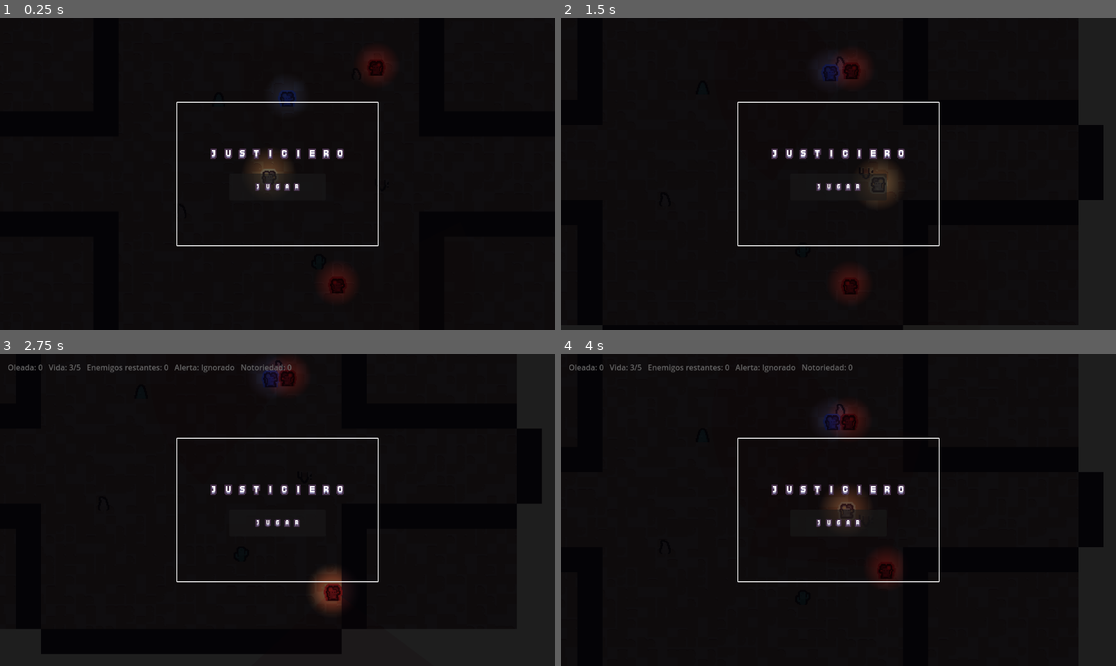
Above: before the commit, frames 1-4 (two rows, left to right).
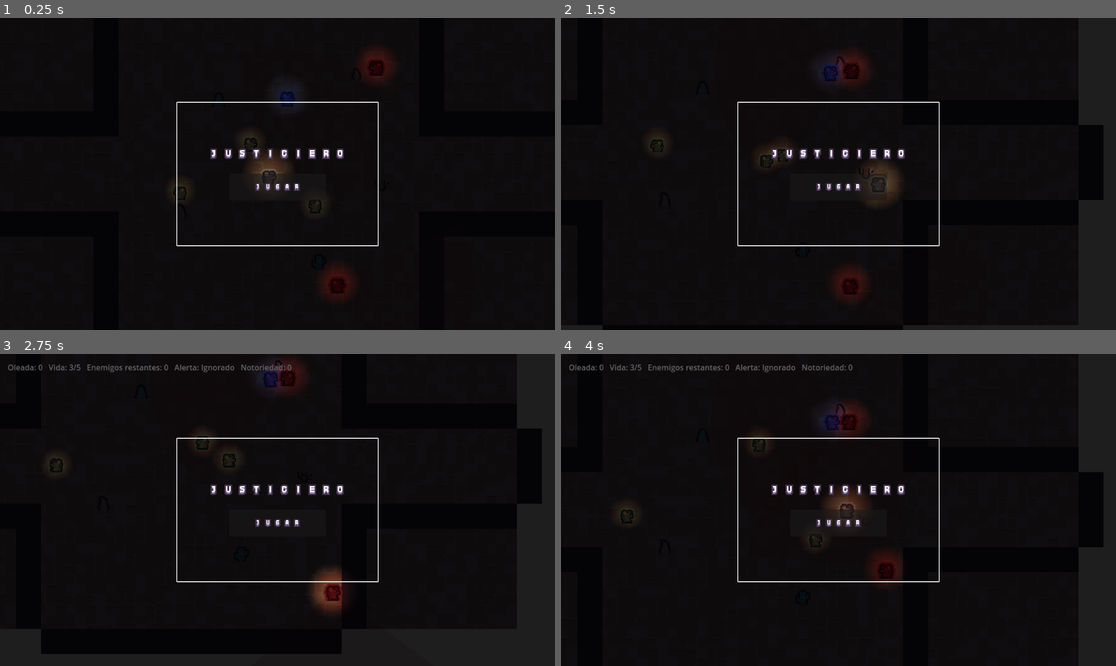
Above: after the commit, the same moments.

Repository: ksanch3x/Justiciero
Game: Godot game, scene res://scenes/Main.tscn
Two runs of this game, one before a commit and one after it. Both use one fixed random seed, a clock stepped at 60 frames per second and the inputs below.
Inputs (mouse positions are in pixels of both pictures, inside the frame that each line leads up to):
- Up to frame 1 (0.25 s): no input
- Up to frame 2 (1.5 s): tap Enter at 0.5 s; move the mouse to (960, 158) at 0.52 s; press the mouse at (960, 158) at 0.53 s; hold D (move_right) 0.53-1.28 s; tap Space (dash) at 0.6 s; move the mouse to (727, 189) at 1.27 s; release the mouse at (727, 189) at 1.28 s; hold S (move_down) from 1.28 s (still down); click (727, 189) at 1.35 s
- Up to frame 3 (2.75 s): tap Space (dash) at 1.55 s; move the mouse to (333, 441) at 2.02 s; release S (move_down) at 2.03 s; hold D (move_right) from 2.03 s (still down); hold C (cover) from 2.03 s (still down); click (333, 441) at 2.3 s
- Up to frame 4 (4 s): move the mouse to (810, 572) at 2.77 s; release D (move_right) at 2.78 s; release C (cover) at 2.78 s; hold W (move_up) 2.78-3.53 s; tap Space (dash) at 2.85 s; move the mouse to (1005, 556) at 3.52 s; press the mouse at (1005, 556) at 3.53 s; hold A (move_left) from 3.53 s (still down)

The runs differ from the first frame. In frame 1, 0.1% of the frame differs, in the area x 30-59%, y 36-62%; in frame 2, 0.2%, in the area x 15-42%, y 37-48%; in frame 3, 0.1%; in frame 4, 0.1%.

Commit message:
Testigos civiles: matarlos sube Notoriedad, gritan al ver violencia
GDD 2.2 + 2.5 — la última pieza decidida del diseño que no existía como
entidad. No pelean; su función es que la violencia tenga consecuencias.

- Civilian.gd/.tscn: WANDER/FLEE, sin ataque. Matarlos sube Notoriedad
  persistente (SaveManager.add_civilian_kill); noquearlos no, vía la misma
  separación died/knocked_out del resto.
- FactionManager emite noise_reported(pos, amount) en cada report_noise, y
  los civiles se suscriben. Escuchar la señal en vez de que Player/Main
  avisen a mano hace que funcione con cualquier forma de matar (bala,
  melee, dash) sin hooks repartidos por los scripts de ataque.
- scream_noise (22) queda a propósito por debajo de panic_noise_threshold
  (25): si no, el grito de un civil haría gritar al de al lado en cadena
  infinita. Los gritos suben la Alerta pero no propagan pánico.
- Los civiles NO están en el grupo "enemy" para que el melee de área no
  los mate sin querer; Player._find_takedown_target ahora escanea "enemy"
  y "civilian", así noquear a un testigo es una opción real.

Diff:
--- /dev/null
+++ b/prototypes/combat-topdown/scenes/Civilian.tscn
@@ -0,0 +1,50 @@
+[gd_scene load_steps=8 format=3]
+
+[ext_resource type="Script" path="res://scripts/Civilian.gd" id="1"]
+[ext_resource type="Texture2D" path="res://assets/desert-shooter-pack/Players/Tiles/tile_0008.png" id="2"]
+[ext_resource type="Texture2D" path="res://assets/desert-shooter-pack/Players/Tiles/tile_0009.png" id="3"]
+[ext_resource type="Texture2D" path="res://assets/desert-shooter-pack/Players/Tiles/tile_0010.png" id="4"]
+[ext_resource type="Texture2D" path="res://assets/generated/light_glow.tres" id="5"]
+
+[sub_resource type="CircleShape2D" id="CircleShape2D_civilian"]
+radius = 14.0
+
+[sub_resource type="SpriteFrames" id="SpriteFrames_civilian"]
+animations = [{
+"frames": [{
+"duration": 1.0,
+"texture": ExtResource("2")
+}, {
+"duration": 1.0,
+"texture": ExtResource("3")
+}, {
+"duration": 1.0,
+"texture": ExtResource("4")
+}],
+"loop": true,
+"name": &"walk",
+"speed": 4.0
+}]
+
+[node name="Civilian" type="CharacterBody2D"]
+collision_layer = 2
+collision_mask = 10
+script = ExtResource("1")
+
+[node name="Visual" type="AnimatedSprite2D" parent="."]
+scale = Vector2(1.3, 1.3)
+modulate = Color(0.85, 0.85, 0.6, 1)
+sprite_frames = SubResource("SpriteFrames_civilian")
+animation = &"walk"
+frame = 0
+playing = true
+texture_filter = 1
+
+[node name="CollisionShape2D" type="CollisionShape2D" parent="."]
+shape = SubResource("CircleShape2D_civilian")
+
+[node name="Glow" type="PointLight2D" parent="."]
+texture = ExtResource("5")
+color = Color(1, 1, 0.7, 1)
+energy = 0.5
+texture_scale = 0.22
--- /dev/null
+++ b/prototypes/combat-topdown/scripts/Civilian.gd
@@ -0,0 +1,157 @@
+extends CharacterBody2D
+
+## Testigo civil (GDD games/justiciero/GDD.md, secciones 2.2 y 2.5).
+##
+## No pelea ni hace daño: existe para que la violencia tenga TESTIGOS. Sus
+## dos funciones de diseño:
+##  1. Matarlo sube la Notoriedad persistente — el GDD 2.5 decidió que
+##     cuenta "matar policías Y testigos civiles" (no criminales). Noquear
+##     no la sube, igual que con la policía.
+##  2. Ver violencia lo hace gritar: reporta ruido a FactionManager, así
+##     que matar delante de un civil alerta a la policía aunque el golpe
+##     en sí sea silencioso. Es lo que hace que el melee "silencioso" deje
+##     de ser gratis en una sala poblada.
+##
+## Estados: WANDER (pasea tranquilo) / FLEE (corre lejos del peligro).
+## No tiene cono de visión propio — para "ver" violencia le alcanza con
+## estar dentro de `witness_range` del ruido, porque un grito no depende
+## de estar mirando en la dirección correcta.
+enum State { WANDER, FLEE }
+
+@export var wander_speed: float = 55.0
+@export var flee_speed: float = 145.0
+@export var max_health: int = 2
+@export var wander_radius: float = 120.0
+## Si un ruido fuerte (ver FactionManager.NOISE_*) ocurre a menos de esto,
+## el civil entra en pánico y huye.
+@export var witness_range: float = 260.0
+@export var flee_time: float = 4.0
+## Ruido que genera un civil aterrado (gritos). Más que un golpe cuerpo a
+## cuerpo pero menos que un disparo — lo suficiente para escalar la Alerta
+## si hay varios civiles gritando a la vez.
+@export var scream_noise: float = 22.0
+## Magnitud mínima de ruido que hace entrar en pánico. A propósito por
+## ENCIMA de `scream_noise`: si no, el grito de un civil haría gritar al de
+## al lado y se realimentaría en cadena sin fin. Un disparo (30) y un
+## asesinato (70) sí lo cruzan; un golpe melee (6) no — que es justo la
+## distinción de sigilo que pide el GDD 2.2.
+@export var panic_noise_threshold: float = 25.0
+
+var health: int
+var _player: Node2D
+var _state: State = State.WANDER
+var _spawn_position: Vector2
+var _spawn_captured: bool = false
+var _wander_target: Vector2
+var _flee_timer: float = 0.0
+var _flee_dir: Vector2 = Vector2.ZERO
+## Evita que un mismo evento de ruido dispare un grito por frame mientras
+## el civil sigue dentro del radio.
+var _scream_cooldown: float = 0.0
+
+signal died
+signal knocked_out
+
+@onready var _anim: AnimatedSprite2D = $Visual
+
+func _ready() -> void:
+	health = max_health
+	# A propósito NO está en el grupo "enemy": el melee y el empujón de
+	# área del dash del jugador iteran ese grupo, y no queremos que barrer
+	# el arma mate civiles sin querer. Al civil hay que apuntarle: solo le
+	# pegan las balas (por layer física) o un takedown explícito, que sí
+	# lo busca por el grupo "civilian".
+	add_to_group("civilian")
+	_player = get_tree().get_first_node_in_group("player")
+	_anim.play("walk")
+	FactionManager.level_changed.connect(_on_alert_level_changed)
+	FactionManager.noise_reported.connect(_on_noise_reported)
+
+## Si la Alerta escala a Persecución o más, todos los civiles entran en
+## pánico — a esa altura ya hay tiros o cuerpos, nadie se queda paseando.
+func _on_alert_level_changed(new_level: int, _old_level: int) -> void:
+	if new_level >= FactionManager.AlertLevel.CHASE:
+		_panic(FactionManager.last_noise_position)
+
+## Reacción al ruido puntual, independiente del nivel de Alerta agregado.
+## Escuchar la señal (en vez de que Player/Main avisen a mano) hace que
+## funcione con CUALQUIER forma de matar —bala, melee, dash— sin hooks
+## repartidos por los scripts de ataque.
+func _on_noise_reported(position: Vector2, amount: float) -> void:
+	if amount < panic_noise_threshold:
+		return
+	_panic(position)
+
+func _physics_process(delta: float) -> void:
+	# global_position todavía es (0,0) durante _ready() — Main.gd la fija
+	# recién DESPUÉS de add_child() (cuidado técnico #3 de STATUS.md).
+	if not _spawn_captured:
+		_spawn_captured = true
+		_spawn_position = global_position
+		_pick_wander_target()
+
+	_scream_cooldown = max(0.0, _scream_cooldown - delta)
+
+	match _state:
+		State.WANDER:
+			_process_wander()
+		State.FLEE:
+			_flee_timer -= delta
+			velocity = _flee_dir * flee_speed
+			if _flee_timer <= 0.0:
+				_state = State.WANDER
+				_pick_wander_target()
+	move_and_slide()
+
+	if abs(velocity.x) > 1.0:
+		_anim.flip_h = velocity.x < 0.0
+
+func _process_wander() -> void:
+	var to_target: Vector2 = _wander_target - global_position
+	if to_target.length() <= 6.0:
+		_pick_wander_target()
+		velocity = Vector2.ZERO
+		return
+	velocity = to_target.normalized() * wander_speed
+
+func _pick_wander_target() -> void:
+	var offset := Vector2(randf_range(-wander_radius, wander_radius), randf_range(-wander_radius, wander_radius))
+	_wander_target = Arena.clamp_point(_spawn_position + offset)
+
+## Entra en pánico: huye en línea recta lejos de `threat_position` y grita
+## (reporta ruido), que es la razón de ser del civil como testigo.
+func _panic(threat_position: Vector2) -> void:
+	if global_position.distance_to(threat_position) > witness_range:
+		return
+	_state = State.FLEE
+	_flee_timer = flee_time
+	var away: Vector2 = global_position - threat_position
+	if away.length() > 1.0:
+		_flee_dir = away.normalized()
+	else:
+		_flee_dir = Vector2(randf_range(-1.0, 1.0), randf_range(-1.0, 1.0)).normalized()
+
+	if _scream_cooldown <= 0.0:
+		_scream_cooldown = 1.5
+		FactionManager.report_noise(scream_noise, global_position)
+
+func take_damage(amount: int, _from_ai: bool = false) -> void:
+	health -= amount
+	# Recibir un tiro es motivo de pánico aunque no haya ruido ambiente.
+	_panic(_player.global_position if is_instance_valid(_player) else global_position)
+	if health <= 0:
+		health = 0
+		died.emit()
+		Fx.play_death(self, _anim)
+		return
+	Fx.flash_damage(_anim)
+
+## GDD 2.3/2.5: noquear a un testigo NO sube Notoriedad — misma señal
+## separada que en Enemy/Police/Criminal, para que lo que escucha `died`
+## (SaveManager) no se dispare acá.
+func knockout() -> void:
+	if health <= 0:
+		return
+	health = 0
+	knocked_out.emit()
+	Fx.play_death(self, _anim)
--- a/prototypes/combat-topdown/scripts/FactionManager.gd
+++ b/prototypes/combat-topdown/scripts/FactionManager.gd
@@ -46,6 +46,12 @@
 var last_noise_position: Vector2 = Vector2.ZERO
 
 signal level_changed(new_level: int, old_level: int)
+## Emitida en CADA report_noise(), con el punto y la magnitud. Permite que
+## algo reaccione al ruido en sí y no solo al nivel de Alerta agregado —
+## los testigos civiles la usan para entrar en pánico cerca de un disparo
+## o un asesinato (Civilian.gd). Se emite siempre, filtrar por distancia y
+## por magnitud es responsabilidad de quien escucha.
+signal noise_reported(position: Vector2, amount: float)
 
 func _process(delta: float) -> void:
 	if _hold_timer > 0.0:
@@ -63,6 +69,7 @@
 	meter = min(100.0, meter + amount)
 	_hold_timer = decay_hold_time
 	last_noise_position = position
+	noise_reported.emit(position, amount)
 	_recompute_level()
 
 func _recompute_level() -> void:
--- a/prototypes/combat-topdown/scripts/Main.gd
+++ b/prototypes/combat-topdown/scripts/Main.gd
@@ -5,6 +5,7 @@
 @export var runner_scene: PackedScene = preload("res://scenes/Runner.tscn")
 @export var police_scene: PackedScene = preload("res://scenes/Police.tscn")
 @export var criminal_scene: PackedScene = preload("res://scenes/Criminal.tscn")
+@export var civilian_scene: PackedScene = preload("res://scenes/Civilian.tscn")
 
 ## Sprite del jefe: fila sin usar hasta ahora del pack (fila 3, "morada"),
 ## ver STATUS.md sección "Mapa de assets". Son tiles 24x24 completos, igual
@@ -134,6 +135,7 @@
 	_player.global_position = first_room["entry"]
 	_spawn_police()
 	_spawn_criminals()
+	_spawn_civilians()
 
 	# Menú principal primero (bloquea _process igual que _choosing_upgrade):
 	# recién al tocar "Jugar" arranca la pantalla de elegir arma inicial.
@@ -288,6 +290,18 @@
 		var criminal := criminal_scene.instantiate()
 		add_child(criminal)
 		criminal.global_position = pos
+
+## Testigos civiles (GDD 2.2/2.5). No pelean: existen para que la
+## violencia tenga consecuencias — matarlos sube la Notoriedad persistente
+## y gritan al presenciar un asesinato, lo que alerta a la policía aunque
+## el golpe haya sido "silencioso". Ver Civilian.gd.
+func _spawn_civilians() -> void:
+	var positions := [Vector2(-260, 60), Vector2(-160, -60), Vector2(-40, 60)]
+	for pos in positions:
+		var civ := civilian_scene.instantiate()
+		civ.died.connect(SaveManager.add_civilian_kill)
+		add_child(civ)
+		civ.global_position = pos
 
 func _show_upgrade_selection() -> void:
 	if _player.has_wave_regen and _player.health < _player.max_health:
--- a/prototypes/combat-topdown/scripts/Player.gd
+++ b/prototypes/combat-topdown/scripts/Player.gd
@@ -464,19 +464,26 @@
 		return
 	visual.modulate = Color(0.4, 0.7, 1.0, 1.0) if on else Color(1.0, 1.0, 1.0, 1.0)
 
-## Solo enemigos que exponen knockout() son objetivo válido (Enemy.gd,
-## Spitter.gd, Police.gd, Criminal.gd) — no hace falta filtrar por tipo acá,
-## has_method ya lo resuelve.
+## Cualquier cosa que exponga knockout() es objetivo válido (Enemy.gd,
+## Spitter.gd, Police.gd, Criminal.gd, Civilian.gd) — has_method ya lo
+## resuelve, no hace falta filtrar por tipo.
+##
+## Incluye el grupo "civilian" a propósito: noquear a un testigo en vez de
+## matarlo es la decisión táctica que pide el GDD 2.3 (matarlo sube
+## Notoriedad persistente, noquearlo no). Los civiles NO están en el grupo
+## "enemy" justamente para que el melee de área no los mate sin querer, así
+## que hay que buscarlos aparte.
 func _find_takedown_target() -> Node:
 	var best: Node = null
 	var best_dist: float = takedown_range
-	for enemy in get_tree().get_nodes_in_group("enemy"):
-		if not is_instance_valid(enemy) or not enemy.has_method("knockout"):
-			continue
-		var d: float = (enemy.global_position - global_position).length()
-		if d <= best_dist:
-			best = enemy
-			best_dist = d
+	for group in ["enemy", "civilian"]:
+		for target in get_tree().get_nodes_in_group(group):
+			if not is_instance_valid(target) or not target.has_method("knockout"):
+				continue
+			var d: float = (target.global_position - global_position).length()
+			if d <= best_dist:
+				best = target
+				best_dist = d
 	return best
 
 ## Cobertura activa (GDD 2.3): true solo si el jugador está en cobertura Y
--- a/prototypes/combat-topdown/scripts/SaveManager.gd
+++ b/prototypes/combat-topdown/scripts/SaveManager.gd
@@ -22,6 +22,11 @@
 
 ## Cuánto sube la Notoriedad por cada policía muerto por el jugador.
 const NOTORIETY_PER_POLICE_KILL: int = 1
+## Y por cada testigo civil. GDD 2.5 [Decidido]: cuenta matar policías Y
+## testigos civiles (no criminales — esos son un problema aparte, no algo
+## que el jugador "gane" por matarlos). Pesa menos que un policía: matar
+## al estado es peor que matar a un transeúnte, pero ninguno es gratis.
+const NOTORIETY_PER_CIVILIAN_KILL: int = 1
 ## Techo simple para que no crezca sin límite mientras no haya UI/tiers
 ## definidos (GDD 2.5 lo deja [Pendiente] explícitamente) — valor
 ## provisorio, fácil de subir/quitar cuando se definan los tiers reales.
@@ -35,7 +40,13 @@
 	_load_data()
 
 func add_police_kill() -> void:
-	notoriety = min(NOTORIETY_CAP, notoriety + NOTORIETY_PER_POLICE_KILL)
+	_add_notoriety(NOTORIETY_PER_POLICE_KILL)
+
+func add_civilian_kill() -> void:
+	_add_notoriety(NOTORIETY_PER_CIVILIAN_KILL)
+
+func _add_notoriety(amount: int) -> void:
+	notoriety = min(NOTORIETY_CAP, notoriety + amount)
 	_save_data()
 	notoriety_changed.emit(notoriety)
 
Not shown, changed: prototypes/combat-topdown/STATUS.md
Not shown, changed: prototypes/combat-topdown/tools/validate_rooms.py
